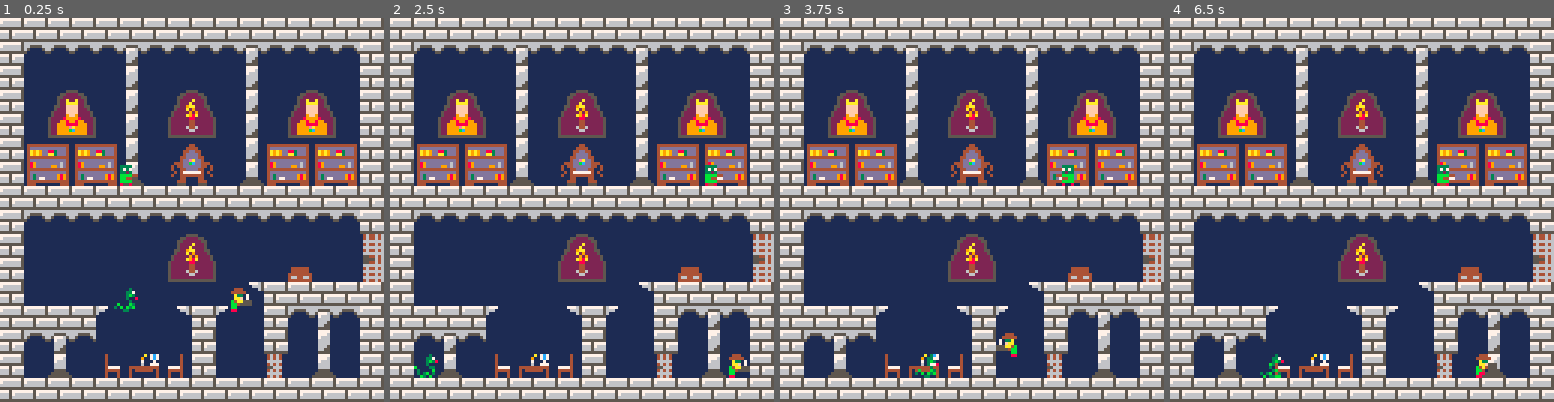
Above: before the commit, frames 1-4 (left to right).
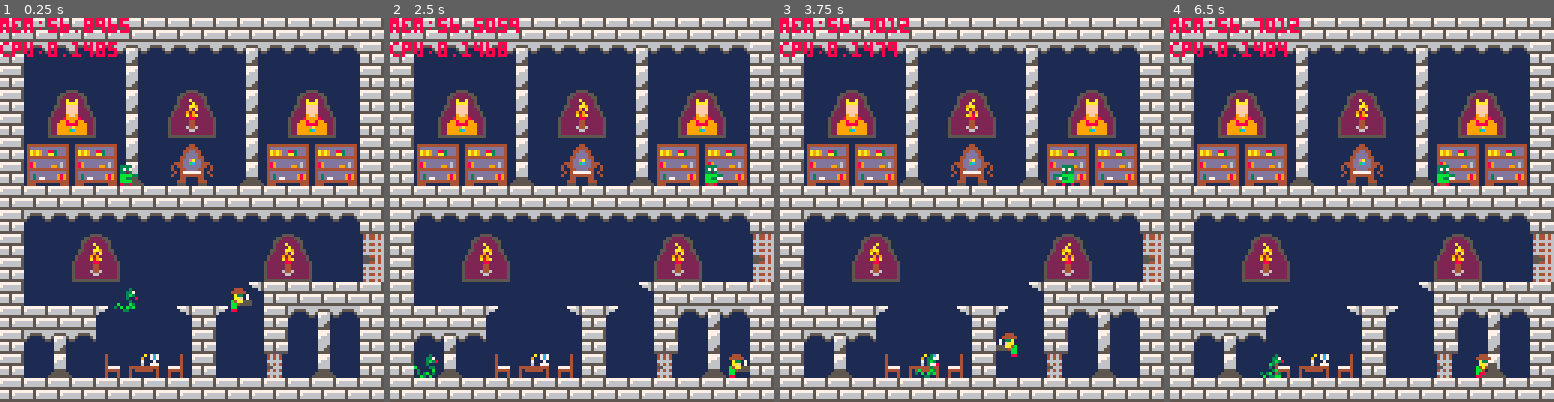
Above: after the commit, the same moments.

Repository: mRamiroGonzalez/dungeon
Game: PICO-8 cartridge dungeon.p8
Same seed, same stepped clock (60 frames per second), same inputs: the game is played once before the commit and once after it.
Inputs:
- Up to frame 1 (0.25 s): no input
- Up to frame 2 (2.5 s): tap O (Z key) at 0.7, 1.7, 2.1 s; hold Right 1.6-2.1 s; hold Right from 2.47 s (still down)
- Up to frame 3 (3.75 s): tap O (Z key) every 0.4 s from 2.5 to 3.7 s; release Right at 3.03 s; hold Left 3.08-3.58 s
- Up to frame 4 (6.5 s): hold Right 4.02-4.68 s; tap O (Z key) every 0.4 s from 4.1 to 6.1 s; hold Left 5.08-5.68 s; hold Right from 6.08 s (still down)

The runs differ from the first frame. In frame 1, 5.0% of the frame differs, in the area x 0-82%, y 0-69%; in frame 2, 5.0%; in frame 3, 4.8%; in frame 4, 5.0%.

Commit message:
add animation for torches

Diff:
--- a/dungeon.p8
+++ b/dungeon.p8
@@ -255,6 +255,22 @@
 }
 end
 
+function init_torch(x, y, start_sprite, length_sprites)
+return{
+x = x*8,
+y = y*8,
+burns={f=start_sprite, st=start_sprite, sz=start_sprite+length_sprites}
+}
+end
+
+function update_anim_torches(torches)
+for t in all(torches) do
+if (counter % 30 == 0) then
+anim(t.burns, 2)
+end
+end
+end
+
 function update_gravity(e)
 if (e.dy < e.v_speed) then
 e.dy += e.gravity
@@ -284,6 +300,8 @@
 end
 
 function print_debug()
+print('mem:'..stat(0), 0, 0, 8)
+print('cpu:'..stat(1), 0, 8, 8)
 end
 
 function sp_to_rect(e)
@@ -302,14 +320,23 @@
 end
 
 function _init()
+counter = 0
 p = init_entity(76, 64, 3, 16, 6)
 bad = init_entity(30, 30, 1, 48, 5)
 bad2 = init_entity(30, 64, 1, 32, 4)
+
+torches = {}
+add(torches, init_torch(7, 3, 74, 2, 4))
+add(torches, init_torch(11, 9, 74, 2, 4))
+add(torches, init_torch(3, 9, 74, 2, 4))
 end
 
 function _draw()
 cls()
 map(0,0,0,0,16,16)
+for t in all(torches) do
+spr(t.burns.f, t.x, t.y, 2, 2)
+end
 spr(p.walk.f, p.x, p.y, 1, 1, (p.facing == 0))
 spr(bad.walk.f, bad.x, bad.y, 1, 1, (bad.facing == 0))
 spr(bad2.walk.f, bad2.x, bad2.y, 1, 1, (bad2.facing == 0))
@@ -317,6 +344,10 @@
 end
 
 function _update()
+counter += 1
+
+update_anim_torches(torches)
+
 update_gravity(p)
 update_gravity(bad)
 update_gravity(bad2)
@@ -475,14 +506,14 @@
 4040404040404040404040404040404000000000000000000000000000000000000000000000000000000000000000000000000000000000000000000000000000000000000000000000000000000000000000000000000000000000000000000000000000000000000000000000000000000000000000000000000000000000
 4060606060636060606063606060604000000000000000000000000000000000000000000000000000000000000000000000000000000000000000000000000000000000000000000000000000000000000000000000000000000000000000000000000000000000000000000000000000000000000000000000000000000000
 4050505050615050505061505050504000000000000000000000000000000000000000000000000000000000000000000000000000000000000000000000000000000000000000000000000000000000000000000000000000000000000000000000000000000000000000000000000000000000000000000000000000000000
-40504e4f5061504c4d5061504e4f504000000000000000000000000000000000000000000000000000000000000000000000000000000000000000000000000000000000000000000000000000000000000000000000000000000000000000000000000000000000000000000000000000000000000000000000000000000000
-40505e5f5061505c5d5061505e5f504000000000000000000000000000000000000000000000000000000000000000000000000000000000000000000000000000000000000000000000000000000000000000000000000000000000000000000000000000000000000000000000000000000000000000000000000000000000
-40696a696a61504a4b5061696a696a4000000000000000000000000000000000000000000000000000000000000000000000000000000000000000000000000000000000000000000000000000000000000000000000000000000000000000000000000000000000000000000000000000000000000000000000000000000000
-40797a797a62505a5b5062797a797a4000000000000000000000000000000000000000000000000000000000000000000000000000000000000000000000000000000000000000000000000000000000000000000000000000000000000000000000000000000000000000000000000000000000000000000000000000000000
+40504e4f50615050505061504e4f504000000000000000000000000000000000000000000000000000000000000000000000000000000000000000000000000000000000000000000000000000000000000000000000000000000000000000000000000000000000000000000000000000000000000000000000000000000000
+40505e5f50615050505061505e5f504000000000000000000000000000000000000000000000000000000000000000000000000000000000000000000000000000000000000000000000000000000000000000000000000000000000000000000000000000000000000000000000000000000000000000000000000000000000
+40696a696a615048495061696a696a4000000000000000000000000000000000000000000000000000000000000000000000000000000000000000000000000000000000000000000000000000000000000000000000000000000000000000000000000000000000000000000000000000000000000000000000000000000000
+40797a797a625058595062797a797a4000000000000000000000000000000000000000000000000000000000000000000000000000000000000000000000000000000000000000000000000000000000000000000000000000000000000000000000000000000000000000000000000000000000000000000000000000000000
 4040404040404040404040404040404000000000000000000000000000000000000000000000000000000000000000000000000000000000000000000000000000000000000000000000000000000000000000000000000000000000000000000000000000000000000000000000000000000000000000000000000000000000
 4060606060606060606060606060604000000000000000000000000000000000000000000000000000000000000000000000000000000000000000000000000000000000000000000000000000000000000000000000000000000000000000000000000000000000000000000000000000000000000000000000000000000000
-405050505050504c4d5050505050506e00000000000000000000000000000000000000000000000000000000000000000000000000000000000000000000000000000000000000000000000000000000000000000000000000000000000000000000000000000000000000000000000000000000000000000000000000000000
-405050505050505c5d5050507250507e00000000000000000000000000000000000000000000000000000000000000000000000000000000000000000000000000000000000000000000000000000000000000000000000000000000000000000000000000000000000000000000000000000000000000000000000000000000
+4050505050505050505050505050506e00000000000000000000000000000000000000000000000000000000000000000000000000000000000000000000000000000000000000000000000000000000000000000000000000000000000000000000000000000000000000000000000000000000000000000000000000000000
+4050505050505050505050507250507e00000000000000000000000000000000000000000000000000000000000000000000000000000000000000000000000000000000000000000000000000000000000000000000000000000000000000000000000000000000000000000000000000000000000000000000000000000000
 4050505050505050505065404040404000000000000000000000000000000000000000000000000000000000000000000000000000000000000000000000000000000000000000000000000000000000000000000000000000000000000000000000000000000000000000000000000000000000000000000000000000000000
 4040404064505065406450406063604000000000000000000000000000000000000000000000000000000000000000000000000000000000000000000000000000000000000000000000000000000000000000000000000000000000000000000000000000000000000000000000000000000000000000000000000000000000
 4060636050505050405050405061504000000000000000000000000000000000000000000000000000000000000000000000000000000000000000000000000000000000000000000000000000000000000000000000000000000000000000000000000000000000000000000000000000000000000000000000000000000000
--- a/src/entity.lua
+++ b/src/entity.lua
@@ -13,6 +13,22 @@
     gravity = 1,
     walk={f=start_sprite, st=start_sprite, sz=start_sprite+length_sprites, fix=start_sprite}
   }
+end
+
+function init_torch(x, y, start_sprite, length_sprites)
+  return{
+    x = x*8,
+    y = y*8,
+    burns={f=start_sprite, st=start_sprite, sz=start_sprite+length_sprites}
+  }
+end
+
+function update_anim_torches(torches)
+  for t in all(torches) do
+    if (counter % 30 == 0) then
+      anim(t.burns, 2)
+    end
+  end
 end
 
 function update_gravity(e)
--- a/src/helpers.lua
+++ b/src/helpers.lua
@@ -1,6 +1,7 @@
 
 function print_debug()
-  -- print(bad2.facing, 5,5,0)
+  print('mem:'..stat(0), 0, 0, 8)
+  print('cpu:'..stat(1), 0, 8, 8)
 end
 
 function sp_to_rect(e)
--- a/src/main.lua
+++ b/src/main.lua
@@ -1,12 +1,22 @@
 function _init()
+  counter = 0
+
   p = init_entity(76, 64, 3, 16, 6)
   bad = init_entity(30, 30, 1, 48, 5)
   bad2 = init_entity(30, 64, 1, 32, 4)
+
+  torches = {}
+  add(torches, init_torch(7, 3, 74, 2, 4))
+  add(torches, init_torch(11, 9, 74, 2, 4))
+  add(torches, init_torch(3, 9, 74, 2, 4))
 end
 
 function _draw()
   cls()
   map(0,0,0,0,16,16)
+  for t in all(torches) do
+    spr(t.burns.f, t.x, t.y, 2, 2)
+  end
   spr(p.walk.f, p.x, p.y, 1, 1, (p.facing == 0))
   spr(bad.walk.f, bad.x, bad.y, 1, 1, (bad.facing == 0))
   spr(bad2.walk.f, bad2.x, bad2.y, 1, 1, (bad2.facing == 0))
@@ -16,6 +26,10 @@
 end
 
 function _update()
+  counter += 1
+
+  update_anim_torches(torches)
+
   update_gravity(p)
   update_gravity(bad)
   update_gravity(bad2)
Not shown, changed: 19 lines of the sprite sheet (__gfx__) section of dungeon.p8
